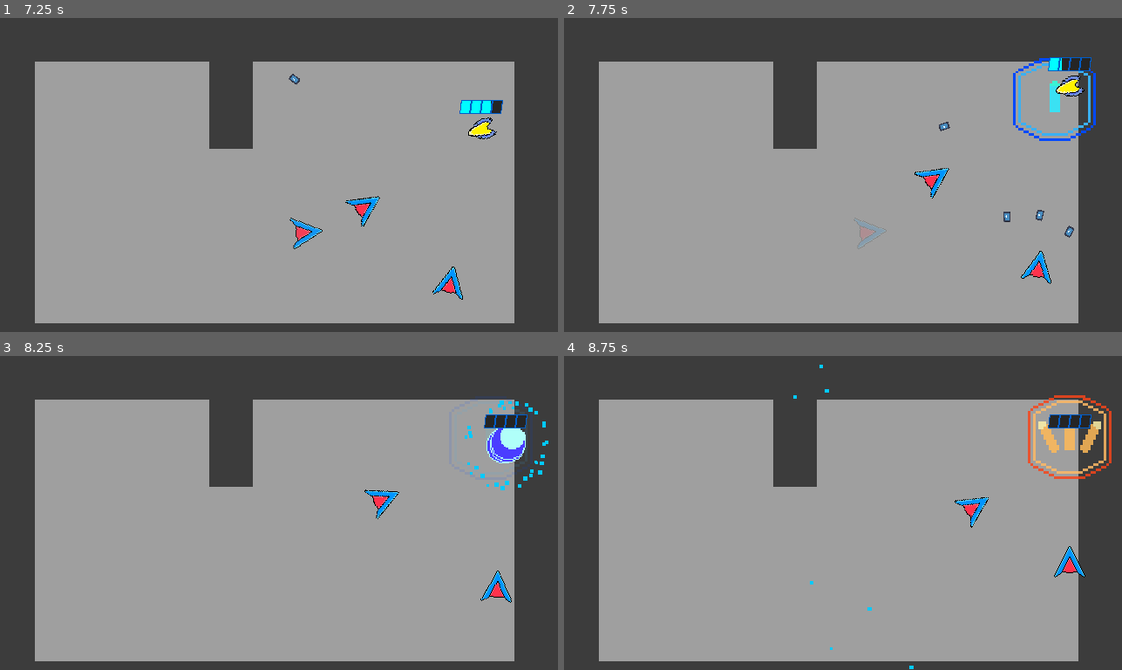
Above: before the commit, frames 1-4 (two rows, left to right).
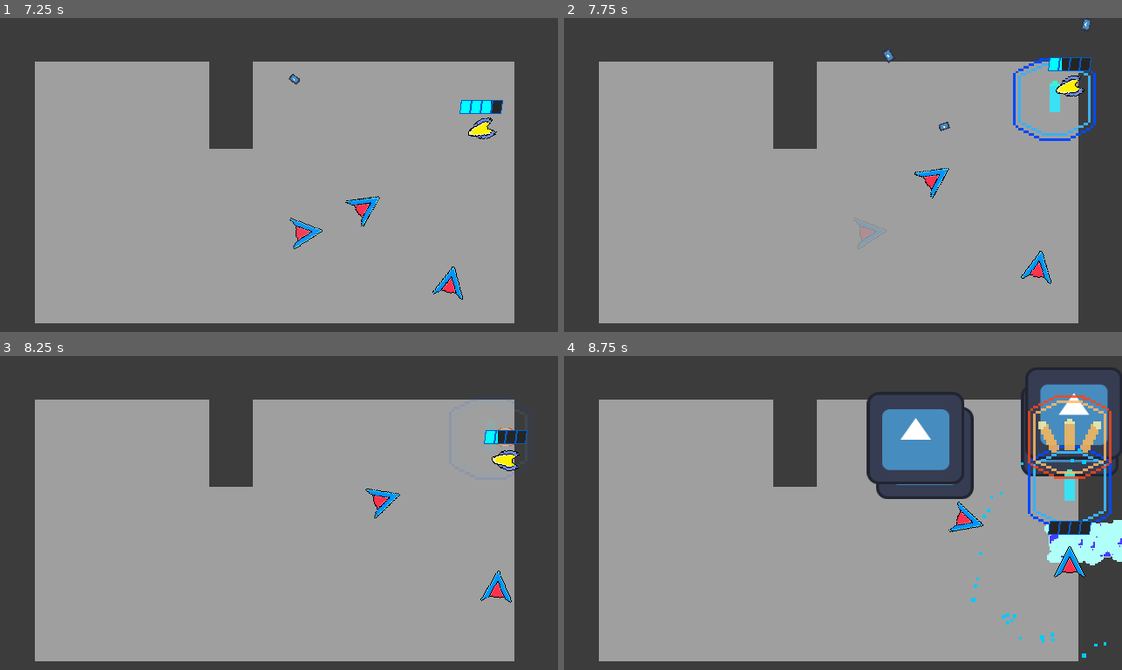
Above: after the commit, the same moments.

Repository: Nick98765432/Space-Blast
Game: Godot game, scene res://Levels/Level levels/node_2d.tscn
Same seed, same stepped clock (60 frames per second), same inputs: the game is played once before the commit and once after it. The engine's default icon, where the game draws it, is replaced by a stand-in: a white triangle on a blue panel in a dark square. Sound files missing from this copy of the repository are replaced by a short silence.
Inputs (mouse positions are in pixels of both pictures, inside the frame that each line leads up to):
- Up to frame 1 (7.25 s): move the mouse to (401, 159) at 0.52 s; press the mouse at (401, 159) at 0.53 s; hold D (right) 0.53-1.28 s; tap Space (parry) at 0.6, 2.3, 4.55, 5.85, 6.8 s; move the mouse to (167, 190) at 1.27 s; release the mouse at (167, 190) at 1.28 s; hold S (down) 1.28-2.03 s; click (167, 190) at 1.35 s; tap 1 (shot) at 1.55, 2.1, 3.8, 6.05 s; move the mouse to (334, 105) at 2.02 s; hold D (right) 2.03-2.78 s; move the mouse to (251, 237) at 2.77 s; hold W (up) 2.78-3.53 s; right-click (251, 237) at 2.85 s; click (251, 237) at 3.05 s; move the mouse to (446, 222) at 3.52 s; hold A (left) 3.53-5.03 s; tap Shift (dash) at 3.6 s; move the mouse to (111, 127) at 4.27 s; tap 3 (fullAuto) at 4.35 s; move the mouse to (306, 175) at 5.02 s; press the mouse at (306, 175) at 5.03 s; hold S (down) 5.03-5.78 s; tap E (interact) at 5.1 s; move the mouse to (195, 96) at 5.77 s; release the mouse at (195, 96) at 5.78 s; hold D (right) 5.78-6.53 s; move the mouse to (401, 159) at 6.52 s; press the mouse at (401, 159) at 6.53 s; hold W (up) from 6.53 s (still down)
- Up to frame 2 (7.75 s): move the mouse to (731, 190) at 7.27 s; release W (up) at 7.28 s; release the mouse at (731, 190) at 7.28 s; hold D (right) from 7.28 s (still down); tap 1 (shot) at 7.35 s; click (731, 190) at 7.55 s
- Up to frame 3 (8.25 s): move the mouse to (334, 443) at 8.02 s; release D (right) at 8.03 s; hold S (down) from 8.03 s (still down); tap 2 (shotgun) at 8.1 s
- Up to frame 4 (8.75 s): keep holding S (down); tap 1 (shot) at 8.3 s

Frame 1 is identical in both runs. In frame 2, 0.2% of the frame differs, in the area x 57-95%, y 0-70%; in frame 3, 1.5%; in frame 4, 12%, in the area x 41-100%, y 2-100%.

Commit message:
buggy rockets

Diff:
--- a/Enemies/Components/attacks.gd
+++ b/Enemies/Components/attacks.gd
@@ -9,6 +9,7 @@
 var attackType: int
 var shot : PackedScene = preload("res://Enemies/attacks/enemy energy blast.tscn")
 var rocket : PackedScene = preload("res://Enemies/attacks/EnemyRocket.tscn")
+var spawnerRocket : PackedScene = preload("res://Enemies/attacks/spawnerRocket.tscn")
 var parent := get_parent()
 var sounds: Sounds
 var particles: Particles
@@ -118,6 +119,13 @@
 	missile.global_position = parent.global_position
 	get_tree().get_root().add_child(missile)
 
+func shootSRocket():
+	var missile = spawnerRocket.instantiate()
+	missile.target = player
+	missile.rotation = parent.enemy_sprite.rotation
+	missile.global_position = parent.global_position
+	get_tree().get_root().add_child(missile)
+
 
 func preSingleShot():
 	preShoot(1)
--- /dev/null
+++ b/Enemies/attacks/ExplosionTrail.tscn
@@ -0,0 +1,14 @@
+[gd_scene load_steps=3 format=3 uid="uid://bar5c4nvw25v"]
+
+[ext_resource type="Script" path="res://Enemies/attacks/explosion_trail.gd" id="1_1jk0n"]
+
+[sub_resource type="CircleShape2D" id="CircleShape2D_skqe5"]
+radius = 80.0
+
+[node name="ExplosionTrail" type="Node2D"]
+script = ExtResource("1_1jk0n")
+
+[node name="Spacing" type="Area2D" parent="."]
+
+[node name="CollisionShape2D" type="CollisionShape2D" parent="Spacing"]
+shape = SubResource("CircleShape2D_skqe5")
--- /dev/null
+++ b/Enemies/attacks/eTrailSpawner.tscn
@@ -0,0 +1,14 @@
+[gd_scene load_steps=3 format=3 uid="uid://bwgwwl5ewt7pf"]
+
+[ext_resource type="Script" path="res://Enemies/attacks/e_trail_spawner.gd" id="1_i5fqm"]
+
+[sub_resource type="CircleShape2D" id="CircleShape2D_pmvho"]
+radius = 80.0
+
+[node name="ETrailSpawner" type="Node2D"]
+script = ExtResource("1_i5fqm")
+
+[node name="Spacing" type="Area2D" parent="."]
+
+[node name="CollisionShape2D" type="CollisionShape2D" parent="Spacing"]
+shape = SubResource("CircleShape2D_pmvho")
--- /dev/null
+++ b/Enemies/attacks/e_trail_spawner.gd
@@ -0,0 +1,27 @@
+extends Node2D
+class_name explosionSpawner
+
+var explosion: PackedScene = preload("res://Enemies/attacks/ExplosionTrail.tscn")
+@export var active: bool = false
+@onready var spacing: Area2D = $Spacing
+
+
+func _process(delta: float) -> void:
+	if active:
+		var canPlace: bool = true
+		for i in spacing.get_overlapping_areas():
+			if i.get_parent() is explosionTrail:
+				canPlace = false
+		if canPlace:
+			place()
+
+func activate():
+	active = true
+
+func deactivate():
+	active = false
+
+func place():
+	var trail = explosion.instantiate()
+	trail.global_position = global_position
+	get_tree().get_root().add_child(trail)
--- /dev/null
+++ b/Enemies/attacks/explosion_trail.gd
@@ -0,0 +1,16 @@
+extends Node2D
+class_name explosionTrail
+
+var explosion: PackedScene = preload("res://Enemies/attacks/Explosion.tscn")
+
+@export var time: float = 1
+
+func _ready() -> void:
+	await get_tree().create_timer(time).timeout
+	explode()
+
+func explode():
+	var boom = explosion.instantiate()
+	boom.global_position = global_position
+	get_tree().get_root().add_child(boom)
+	queue_free()
--- /dev/null
+++ b/Enemies/attacks/hitbox.gd
@@ -0,0 +1,7 @@
+extends Area2D
+
+
+var isParriable: bool
+var ifParried: bool = false
+func _ready() -> void:
+	isParriable = get_parent().isParriable
--- /dev/null
+++ b/Enemies/attacks/spawnerRocket.tscn
@@ -0,0 +1,30 @@
+[gd_scene load_steps=6 format=3 uid="uid://cjt63hnch322f"]
+
+[ext_resource type="Script" path="res://Enemies/attacks/spawner_rocket.gd" id="1_41gqe"]
+[ext_resource type="Texture2D" uid="uid://c31nxwngibvxg" path="res://Levels/Sprites and Assets/icon.svg" id="2_oo5ba"]
+[ext_resource type="Script" path="res://Enemies/attacks/hitbox.gd" id="3_cb2db"]
+[ext_resource type="PackedScene" uid="uid://bwgwwl5ewt7pf" path="res://Enemies/attacks/eTrailSpawner.tscn" id="3_vhn7t"]
+
+[sub_resource type="RectangleShape2D" id="RectangleShape2D_oxd25"]
+size = Vector2(12, 8)
+
+[node name="SpawnerRocket" type="Node2D" groups=["enemyProj"]]
+script = ExtResource("1_41gqe")
+
+[node name="Sprite2D" type="Sprite2D" parent="."]
+scale = Vector2(0.117188, 0.078125)
+texture = ExtResource("2_oo5ba")
+
+[node name="Timer" type="Timer" parent="."]
+wait_time = 3.0
+one_shot = true
+autostart = true
+
+[node name="hitbox" type="Area2D" parent="." groups=["enemyProj"]]
+script = ExtResource("3_cb2db")
+
+[node name="CollisionShape2D" type="CollisionShape2D" parent="hitbox"]
+shape = SubResource("RectangleShape2D_oxd25")
+
+[node name="ETrailSpawner" parent="." instance=ExtResource("3_vhn7t")]
+active = true
--- /dev/null
+++ b/Enemies/attacks/spawner_rocket.gd
@@ -0,0 +1,6 @@
+extends rocket
+
+
+
+func _ready() -> void:
+	isParriable = true
--- a/Enemies/enemy_rocket.gd
+++ b/Enemies/enemy_rocket.gd
@@ -20,6 +20,7 @@
 
 func parried():
 	ifParried = true
+	hitbox.ifParried = true
 	speed = 900
 	rotation_degrees += 180
 
--- a/Enemies/tele_guy.gd
+++ b/Enemies/tele_guy.gd
@@ -42,10 +42,10 @@
 		if attack == 1:
 			attacks.tele()
 			await get_tree().create_timer(0.5).timeout
-			attacks.homingShot()
+			attacks.shootSRocket()
 			enemy_sprite.rotate(deg_to_rad(45))
 			for i in 2:
-				attacks.homingShot()
+				attacks.shootSRocket()
 				enemy_sprite.rotate(deg_to_rad(-90))
 		else:
 				attacks.shootRocket()
